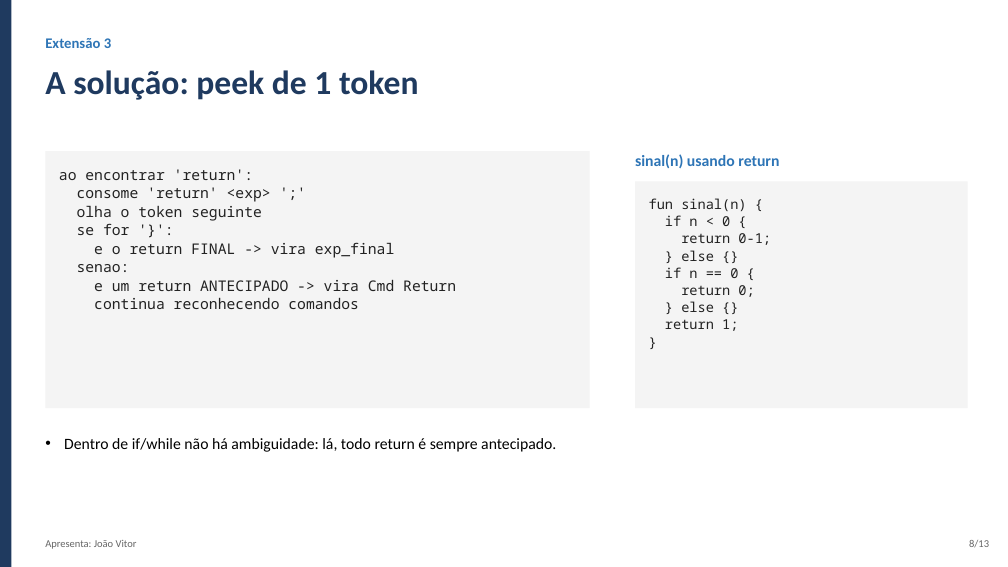
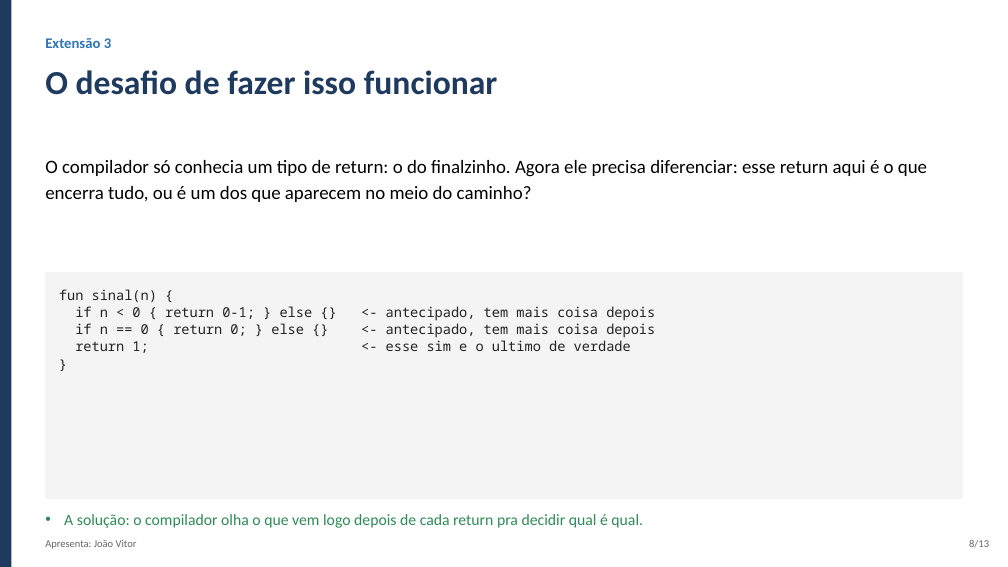
Before and after one commit to gabrielbribeiroo/CompilerConstruction_UFPB, a slide deck: slide 8 of apresentacao-projeto-final/apresentacao.pptx. Drawn at 1008x567 pixels with LibreOffice and Linux fonts; fonts in the diff are those of the drawing. Boxes give left, top, right and bottom in pixels: in the first picture for what was removed or moved away, otherwise in the second. Text is boxed around its words. In the diff, an @@ line names an element or a change of style, - is before the commit and + after.

Commit message:
docs(projeto-final): deixa o roteiro mais humano e focado nas extensoes
Reescreve as falas do roteiro num tom de conversa, sem jargao tecnico
sem explicacao, e ajusta os slides pra combinar (menos codigo/BNF,
mais exemplos do tipo "antes e depois" mostrando o que cada extensao
muda na pratica).

```diff
--- a/apresentacao-projeto-final/apresentacao.pptx
+++ b/apresentacao-projeto-final/apresentacao.pptx
@@ text at box(45, 70, 498, 95): text changed @@
-A solução: peek de 1 token
+O desafio de fazer isso funcionar
@@ text added at box(45, 160, 927, 202), 18 pt, text #000000 @@
+O compilador só conhecia um tipo de return: o do finalzinho. Agora ele precisa diferenciar: esse return aqui é o que encerra tudo, ou é um dos que aparecem no meio do caminho?
@@ text removed at box(59, 169, 456, 309) @@
-ao encontrar 'return':
-consome 'return' <exp> ';'
-olha o token seguinte
-se for '}':
-e o return FINAL -> vira exp_final
-senao:
-e um return ANTECIPADO -> vira Cmd Return
-continua reconhecendo comandos
@@ text removed at box(635, 154, 779, 168) @@
-sinal(n) usando return
@@ rectangle removed at box(635, 181, 968, 408) @@
@@ rectangle: place and size @@
-rectangle at box(45, 151, 590, 408)
+rectangle at box(45, 272, 963, 499)
@@ text "fun sinal(n) {": place and size @@
-text "fun sinal(n) {" at box(649, 198, 771, 331)
+text "fun sinal(n) {" at box(59, 289, 655, 351)
@@ text at box(75, 306, 655, 351): text changed @@
-if n < 0 {
-return 0-1;
-} else {}
-if n == 0 {
-return 0;
-} else {}
-return 1;
+if n < 0 { return 0-1; } else {} <- antecipado, tem mais coisa depois
+if n == 0 { return 0; } else {} <- antecipado, tem mais coisa depois
+return 1; <- esse sim e o ultimo de verdade
@@ text removed at box(64, 438, 556, 452) @@
-• Dentro de if/while não há ambiguidade: lá, todo return é sempre antecipado.
@@ text added at box(64, 514, 643, 528), 15 pt, text #2E8B57 @@
+• A solução: o compilador olha o que vem logo depois de cada return pra decidir qual é qual.
```
Also in this commit, not shown: 5 other slides changed, 5 slides added, 5 slides removed, 2 other files.
